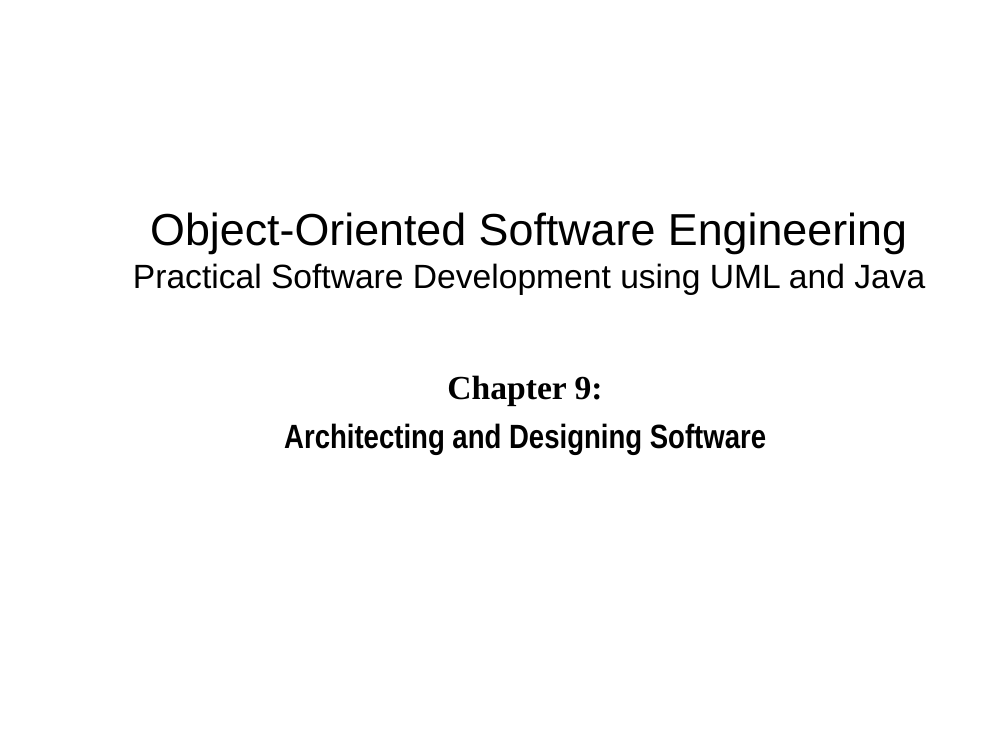
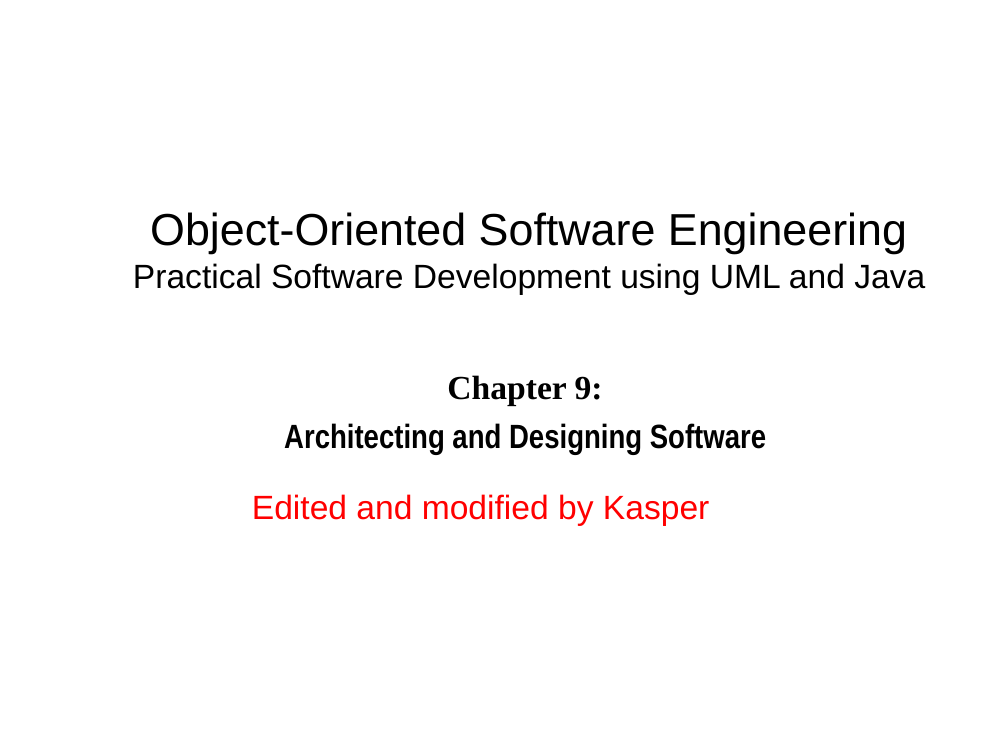
Before and after one commit to CphBusCosSem2/week9-14-Project-part-1, a slide deck: slide 1 of arch-LethbridgeLaganiere_ch09.ppt. Drawn at 1008x756 pixels with LibreOffice and Linux fonts; fonts in the diff are those of the drawing; background and template pictures are left out. Boxes give left, top, right and bottom in pixels: in the first picture for what was removed or moved away, otherwise in the second. Text is boxed around its words. In the diff, an @@ line names an element or a change of style, - is before the commit and + after.

```diff
--- a/arch-LethbridgeLaganiere_ch09.ppt
+++ b/arch-LethbridgeLaganiere_ch09.ppt
@@ text added at (x1=252, y1=494, x2=709, y2=526), 24 pt, text #FF0000 @@
+Edited and modified by Kasper
```
Also in this commit, not shown: 15 other slides changed, 1 slide added, 1 slide removed, 1 other file.
